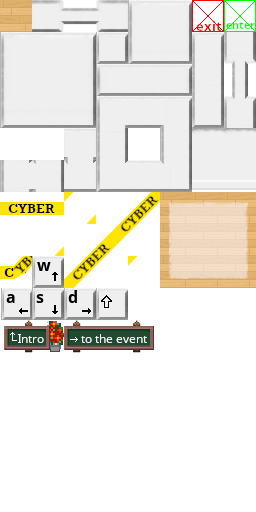
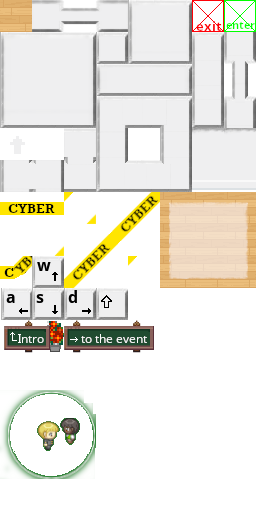
Revision of a layered 256 × 512 image; what changed, layer by layer:
added layer "Pasted Layer #2" above "Pasted Layer" over (x1=0, y1=390, x2=96, y2=479)
painted on "Pasted Layer" over (x1=10, y1=136, x2=25, y2=154)
